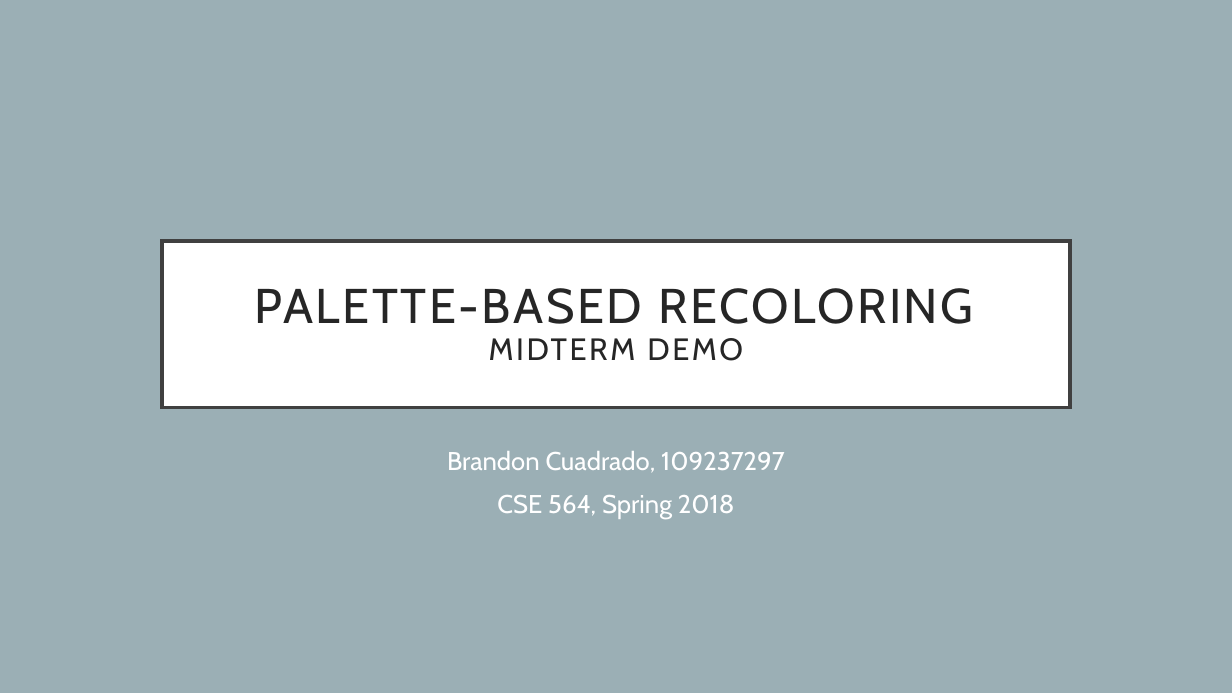
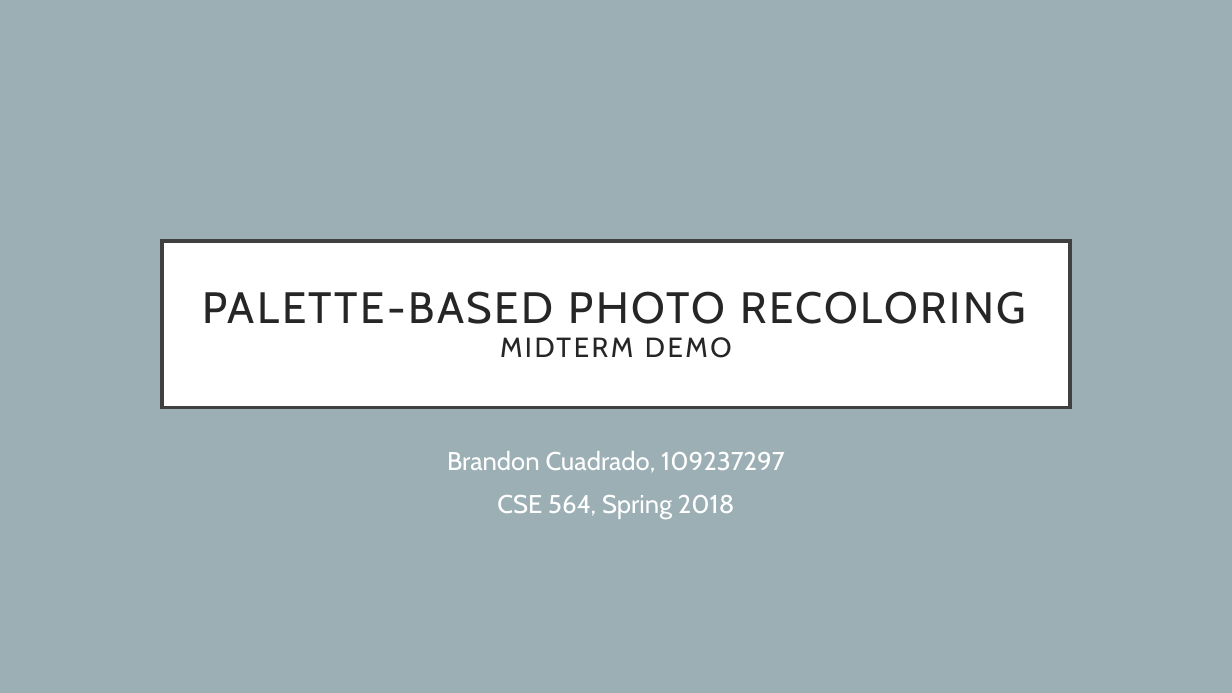
Before and after one commit to brancuad/PaletteTransfer, a slide deck: slide 1 of Project Docs/Documents/MidtermDemo.pptx. Drawn at 1232x693 pixels with LibreOffice and Linux fonts; fonts in the diff are those of the drawing. Boxes give left, top, right and bottom in pixels: in the first picture for what was removed or moved away, otherwise in the second. Text is boxed around its words. In the diff, an @@ line names an element or a change of style, - is before the commit and + after.

```diff
--- a/Project Docs/Documents/MidtermDemo.pptx
+++ b/Project Docs/Documents/MidtermDemo.pptx
@@ title at [202, 291, 1026, 358]: text changed; size 38 to 34.2 pt @@
-PALETTE-BASED RECOLORING
-MIDTERM DEMO
+PALETTE-BASED PHOTO RECOLORING
+MIDTERM DEMO
```
Also in this commit, not shown: 7 other files.
